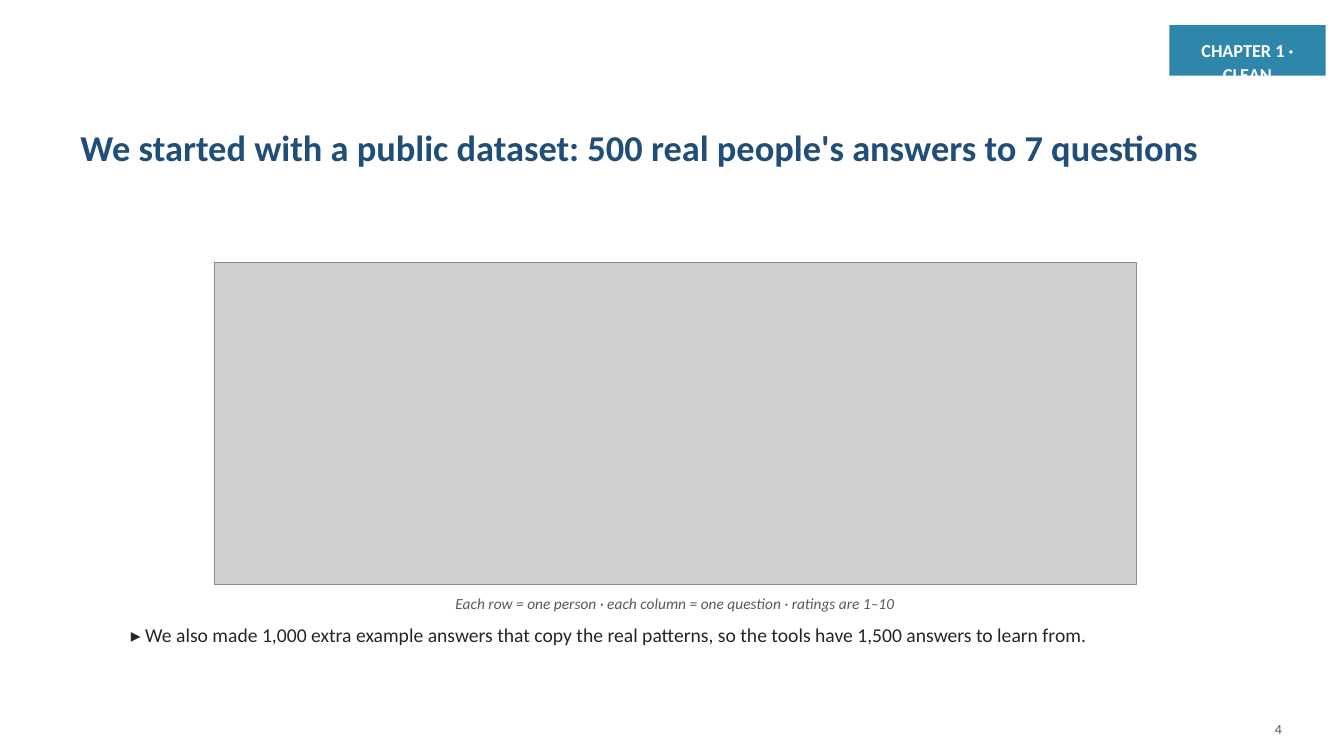
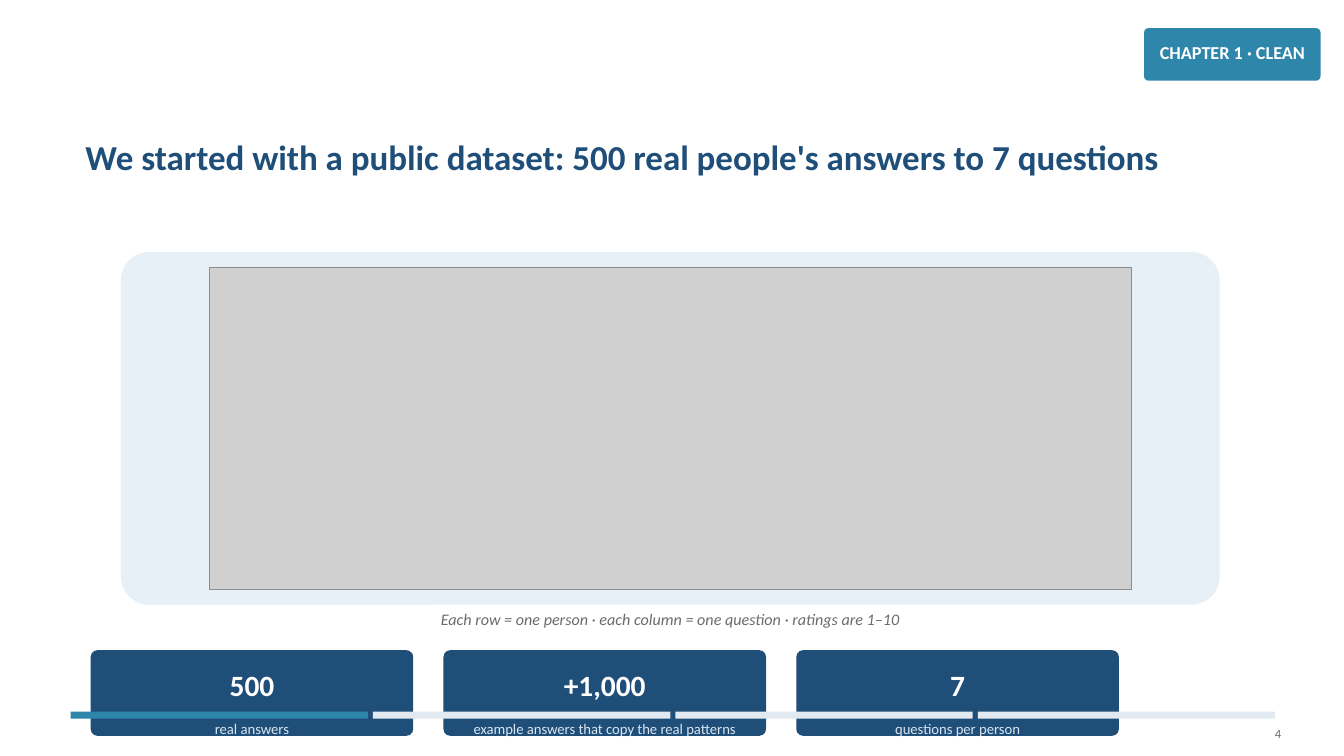
Before and after one commit to jaismine19/social-media-stress-analysis, a slide deck: slide 4 of presentation/Social_Media_Stress_Presentation.pptx. Drawn at 1344x756 pixels with LibreOffice and Linux fonts; fonts in the diff are those of the drawing; grey boxes stand for pictures. Boxes give left, top, right and bottom in pixels: in the first picture for what was removed or moved away, otherwise in the second. Text is boxed around its words. In the diff, an @@ line names an element or a change of style, - is before the commit and + after.

```diff
--- a/presentation/Social_Media_Stress_Presentation.pptx
+++ b/presentation/Social_Media_Stress_Presentation.pptx
@@ rounded rectangle: place and size @@
-rounded rectangle at [1170, 25, 1326, 76]
+rounded rectangle at [1144, 28, 1321, 81]
@@ rounded rectangle at [1144, 28, 1321, 81]: rectangle to rounded rectangle @@
@@ text "CHAPTER 1 · CLEAN" rewrapped from [1201, 45, 1284, 76] to [1160, 47, 1305, 59] @@
@@ text "We started with a public ...": place and size @@
-text "We started with a public ..." at [80, 135, 1197, 167]
+text "We started with a public ..." at [85, 145, 1159, 176]
@@ text "We started with a public ..." at [85, 145, 1159, 176]: size 26 to 25 pt @@
@@ rounded rectangle added at [121, 252, 1220, 605], fill #E8F0F7 @@
@@ picture: place and size @@
-picture at [215, 262, 1137, 585]
+picture at [210, 267, 1132, 590]
@@ text "Each row = one person ...": place and size @@
-text "Each row = one person ..." at [455, 598, 894, 612]
+text "Each row = one person ..." at [441, 614, 900, 628]
@@ text "Each row = one person ..." at [441, 614, 900, 628]: size 11 to 11.5 pt, text colour #595959 to #6B6B6B @@
@@ text removed at [145, 628, 1085, 645] @@
-▸ We also made 1,000 extra example answers that copy the real patterns, so the tools have 1,500 answers to learn from.
@@ rounded rectangle added at [91, 650, 413, 736], fill #1F4E79 @@
@@ rounded rectangle added at [444, 650, 766, 736], fill #1F4E79 @@
@@ rounded rectangle added at [797, 650, 1119, 736], fill #1F4E79 @@
@@ text added at [230, 676, 275, 696], 21 pt, text #FFFFFF, bold @@
+500
@@ text added at [564, 676, 646, 700], 21 pt, text #FFFFFF, bold @@
++1,000
@@ text added at [950, 677, 965, 696], 21 pt, text #FFFFFF, bold @@
+7
@@ rectangle added at [71, 712, 368, 719], fill #2E86AB @@
@@ rectangle added at [373, 712, 670, 719], fill #E3E9F0 @@
@@ rectangle added at [676, 712, 973, 719], fill #E3E9F0 @@
@@ rectangle added at [978, 712, 1275, 719], fill #E3E9F0 @@
@@ text added at [215, 724, 289, 738], 10.5 pt, text #D9E6F2 @@
+real answers
@@ text added at [474, 724, 735, 738], 10.5 pt, text #D9E6F2 @@
+example answers that copy the real patterns
@@ text added at [895, 724, 1020, 738], 10.5 pt, text #D9E6F2 @@
+questions per person
@@ text "4" at [1275, 730, 1281, 738]: size 10 to 9 pt, text colour #595959 to #6B6B6B @@
```
Also in this commit, not shown: 15 other slides changed.
